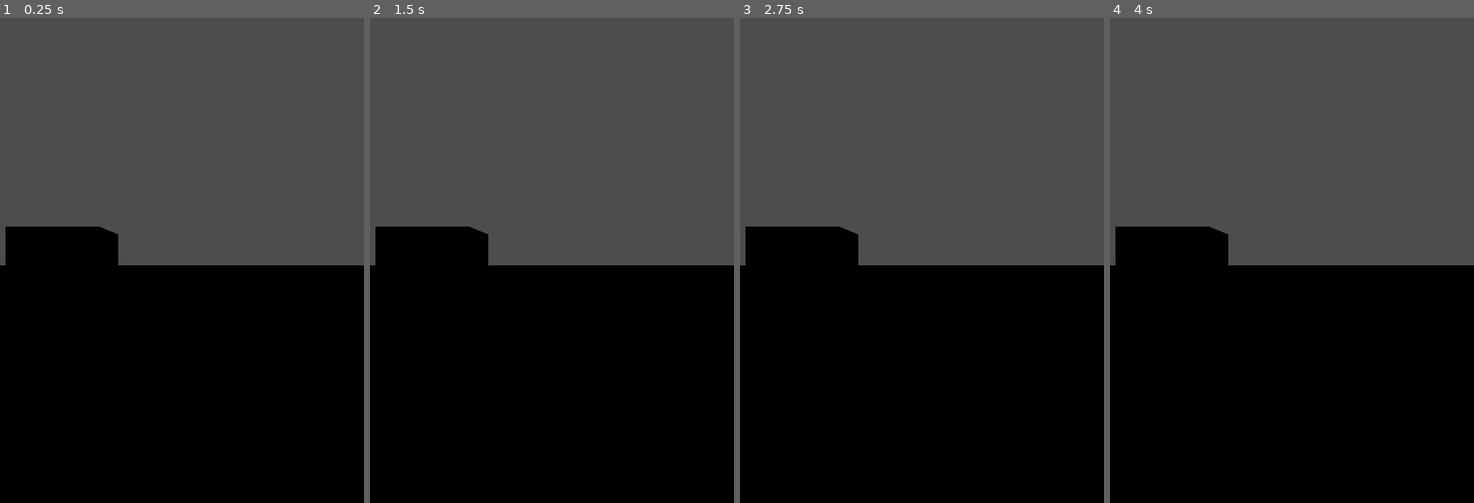
Above: before the commit, frames 1-4 (left to right).
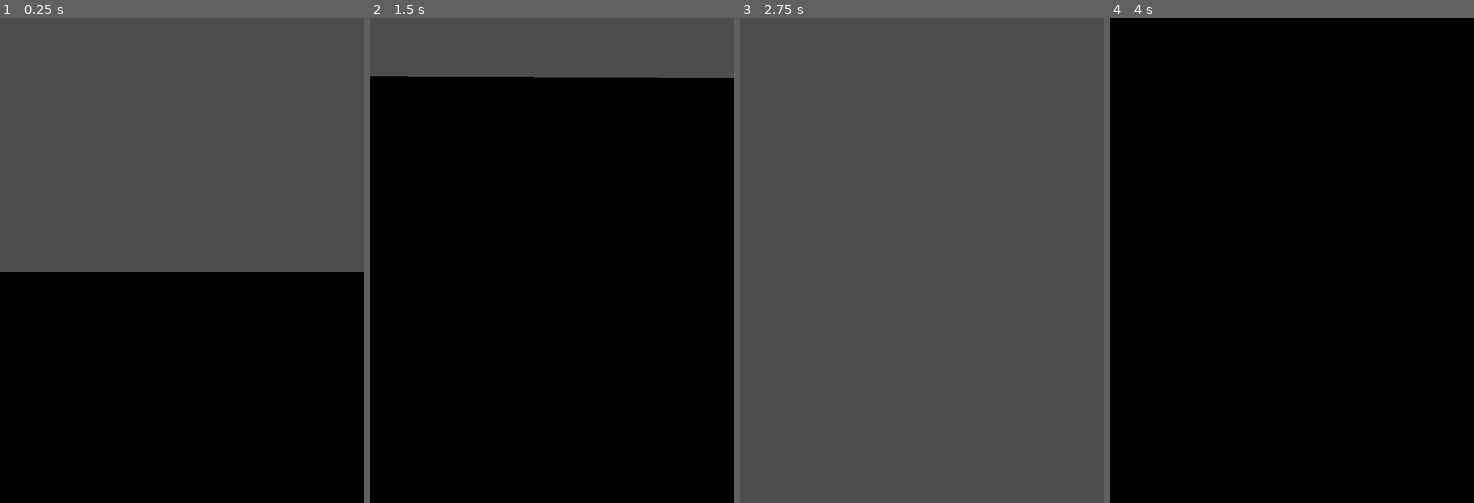
Above: after the commit, the same moments.

Repository: init-Sense/octant
Game: Godot game, scene res://scenes/octagon.tscn
Same seed, same stepped clock (60 frames per second), same inputs: the game is played once before the commit and once after it.
Inputs (mouse positions are in pixels of both pictures, inside the frame that each line leads up to):
- Up to frame 1 (0.25 s): no input
- Up to frame 2 (1.5 s): tap Enter at 0.5 s; move the mouse to (632, 236) at 0.52 s; click (632, 236) at 0.67 s; tap Space at 1.25 s; move the mouse to (479, 284) at 1.27 s; click (479, 284) at 1.42 s
- Up to frame 3 (2.75 s): tap Enter at 2 s; move the mouse to (958, 153) at 2.02 s; click (958, 153) at 2.17 s
- Up to frame 4 (4 s): tap Space at 2.75 s; move the mouse to (1273, 357) at 2.77 s; click (1273, 357) at 2.92 s; tap Enter at 3.5 s; move the mouse to (1401, 333) at 3.52 s; click (1401, 333) at 3.67 s

The runs differ from the first frame. In frame 1, 3.8% of the frame differs, in the area x 0-100%, y 43-53%; in frame 2, 36%; in frame 3, 51%, in the area x 0-100%, y 43-100%; in frame 4, 49%.

Commit message:
feature: Body and camera movement for player.gd

Diff:
--- a/project.godot
+++ b/project.godot
@@ -19,3 +19,16 @@
 
 window/size/viewport_width=810
 window/size/viewport_height=1080
+
+[input]
+
+move_forward={
+"deadzone": 0.5,
+"events": [Object(InputEventKey,"resource_local_to_scene":false,"resource_name":"","device":-1,"window_id":0,"alt_pressed":false,"shift_pressed":false,"ctrl_pressed":false,"meta_pressed":false,"pressed":false,"keycode":0,"physical_keycode":87,"key_label":0,"unicode":119,"location":0,"echo":false,"script":null)
+]
+}
+
+[physics]
+
+3d/size/viewport_width=810
+3d/size/viewport_height=1080
--- a/scenes/octagon.tscn
+++ b/scenes/octagon.tscn
@@ -2,74 +2,43 @@
 
 [ext_resource type="PackedScene" uid="uid://cu3wtrebnb1dy" path="res://scenes/player/player.tscn" id="1_whfll"]
 
-[sub_resource type="PlaneMesh" id="PlaneMesh_faqld"]
-size = Vector2(200, 200)
+[sub_resource type="BoxMesh" id="BoxMesh_mv2wg"]
+size = Vector3(200, 0.1, 200)
 
-[sub_resource type="BoxShape3D" id="BoxShape3D_ybmxy"]
-size = Vector3(200, 200, 0.1)
+[sub_resource type="BoxShape3D" id="BoxShape3D_l1wij"]
+size = Vector3(200, 0.1, 200)
 
 [sub_resource type="BoxMesh" id="BoxMesh_xxnag"]
-size = Vector3(2, 2, 2)
+size = Vector3(5, 2, 5)
 
 [sub_resource type="BoxShape3D" id="BoxShape3D_u7ysn"]
-size = Vector3(2, 2, 2)
+size = Vector3(5, 2, 5)
 
 [node name="Octagon" type="Node3D"]
 
+[node name="Player" parent="." instance=ExtResource("1_whfll")]
+transform = Transform3D(1, 0, 0, 0, 1, 0, 0, 0, 1, 0, 3.5552, 0)
+
 [node name="Environment" type="Node3D" parent="."]
 
-[node name="Plane" type="Area3D" parent="Environment"]
+[node name="PlaneMesh" type="MeshInstance3D" parent="Environment"]
+mesh = SubResource("BoxMesh_mv2wg")
 
-[node name="PlaneMesh" type="MeshInstance3D" parent="Environment/Plane"]
-mesh = SubResource("PlaneMesh_faqld")
-skeleton = NodePath("../..")
+[node name="PlaneBody" type="StaticBody3D" parent="Environment/PlaneMesh"]
+collision_layer = 2
 
-[node name="PlaneCollider" type="CollisionShape3D" parent="Environment/Plane"]
-shape = SubResource("BoxShape3D_ybmxy")
+[node name="PlaneShape" type="CollisionShape3D" parent="Environment/PlaneMesh/PlaneBody"]
+shape = SubResource("BoxShape3D_l1wij")
 
-[node name="Box" type="Area3D" parent="Environment"]
+[node name="BoxMesh" type="MeshInstance3D" parent="Environment"]
 transform = Transform3D(1, 0, 0, 0, 1, 0, 0, 0, 1, -9.37356, 1.22395, 0)
+mesh = SubResource("BoxMesh_xxnag")
+skeleton = NodePath("BoxBody")
 
-[node name="BoxMesh" type="MeshInstance3D" parent="Environment/Box"]
-mesh = SubResource("BoxMesh_xxnag")
+[node name="BoxBody" type="StaticBody3D" parent="Environment/BoxMesh"]
+collision_layer = 2
 
-[node name="BoxCollider" type="CollisionShape3D" parent="Environment/Box"]
+[node name="BoxCollider" type="CollisionShape3D" parent="Environment/BoxMesh/BoxBody"]
 shape = SubResource("BoxShape3D_u7ysn")
 
-[node name="Box2" type="Area3D" parent="Environment"]
-transform = Transform3D(1, 0, 0, 0, 1, 0, 0, 0, 1, -5.42716, 1.09688, 6.90743)
-
-[node name="BoxMesh" type="MeshInstance3D" parent="Environment/Box2"]
-mesh = SubResource("BoxMesh_xxnag")
-
-[node name="BoxCollider" type="CollisionShape3D" parent="Environment/Box2"]
-shape = SubResource("BoxShape3D_u7ysn")
-
-[node name="Box3" type="Area3D" parent="Environment"]
-transform = Transform3D(1, 0, 0, 0, 1, 0, 0, 0, 1, 6.36121, 1.22395, 0)
-
-[node name="BoxMesh" type="MeshInstance3D" parent="Environment/Box3"]
-mesh = SubResource("BoxMesh_xxnag")
-
-[node name="BoxCollider" type="CollisionShape3D" parent="Environment/Box3"]
-shape = SubResource("BoxShape3D_u7ysn")
-
-[node name="Box4" type="Area3D" parent="Environment"]
-transform = Transform3D(1, 0, 0, 0, 1, 0, 0, 0, 1, -2.76534, 1.22395, -7.74912)
-
-[node name="BoxMesh" type="MeshInstance3D" parent="Environment/Box4"]
-mesh = SubResource("BoxMesh_xxnag")
-
-[node name="BoxCollider" type="CollisionShape3D" parent="Environment/Box4"]
-shape = SubResource("BoxShape3D_u7ysn")
-
-[node name="Box5" type="Area3D" parent="Environment"]
-transform = Transform3D(1, 0, 0, 0, 1, 0, 0, 0, 1, -15.6135, 1.22395, 4.25628)
-
-[node name="BoxMesh" type="MeshInstance3D" parent="Environment/Box5"]
-mesh = SubResource("BoxMesh_xxnag")
-
-[node name="BoxCollider" type="CollisionShape3D" parent="Environment/Box5"]
-shape = SubResource("BoxShape3D_u7ysn")
-
-[node name="Player" parent="." instance=ExtResource("1_whfll")]
+[node name="DirectionalLight3D" type="DirectionalLight3D" parent="."]
--- a/scenes/player/player.tscn
+++ b/scenes/player/player.tscn
@@ -1,8 +1,9 @@
-[gd_scene load_steps=7 format=3 uid="uid://cu3wtrebnb1dy"]
+[gd_scene load_steps=8 format=3 uid="uid://cu3wtrebnb1dy"]
 
 [ext_resource type="Script" path="res://scripts/player/player.gd" id="1_ne7vt"]
 [ext_resource type="PackedScene" uid="uid://bhcc5cpghylya" path="res://scenes/player/player_movement.tscn" id="1_tw8pf"]
 [ext_resource type="PackedScene" uid="uid://dri75rr172bm8" path="res://scenes/player/player_jump.tscn" id="2_8258e"]
+[ext_resource type="Script" path="res://scripts/player/player_camera.gd" id="2_kf2t8"]
 [ext_resource type="PackedScene" uid="uid://coa5srfyqm0yl" path="res://scenes/player/player_crouch.tscn" id="3_svdt6"]
 [ext_resource type="PackedScene" uid="uid://hd8bno8i2dv7" path="res://scenes/player/player_interaction.tscn" id="4_xrt8m"]
 
@@ -12,18 +13,22 @@
 transform = Transform3D(1, 0, 0, 0, 1, 0, 0, 0, 1, 0, 1, 0)
 script = ExtResource("1_ne7vt")
 
-[node name="PlayerBody" type="CharacterBody3D" parent="."]
+[node name="PlayerBody3D" type="CharacterBody3D" parent="."]
+collision_mask = 2
 
-[node name="PlayerCollision" type="CollisionShape3D" parent="PlayerBody"]
+[node name="PlayerCollision3D" type="CollisionShape3D" parent="PlayerBody3D"]
 shape = SubResource("CapsuleShape3D_vyse8")
 
-[node name="PlayerCamera" type="Camera3D" parent="."]
+[node name="PlayerCamera3D" type="Camera3D" parent="."]
 transform = Transform3D(1, 0, 0, 0, 1, 0, 0, 0, 1, 0, 0.5, 0)
+script = ExtResource("2_kf2t8")
 
-[node name="Movement" parent="." instance=ExtResource("1_tw8pf")]
+[node name="PlayerMovement3D" parent="." instance=ExtResource("1_tw8pf")]
 
-[node name="Jump" parent="." instance=ExtResource("2_8258e")]
+[node name="PlayerJump3D" parent="." instance=ExtResource("2_8258e")]
 
-[node name="Crouch" parent="." instance=ExtResource("3_svdt6")]
+[node name="PlayerCrouch3D" parent="." instance=ExtResource("3_svdt6")]
 
-[node name="Interaction" parent="." instance=ExtResource("4_xrt8m")]
+[node name="PlayerInteraction3D" parent="." instance=ExtResource("4_xrt8m")]
+
+[node name="PlayerMovement3D2" parent="." instance=ExtResource("1_tw8pf")]
--- a/scripts/player/player.gd
+++ b/scripts/player/player.gd
@@ -1,11 +1,18 @@
 extends Node3D
-class_name Player3D
 
-# Called when the node enters the scene tree for the first time.
-func _ready() -> void:
-	pass # Replace with function body.
+@onready var camera : PlayerCamera3D = $PlayerCamera3D
+@onready var movement : PlayerMovement3D = $PlayerMovement3D
+@onready var body : CharacterBody3D = $PlayerBody3D
 
+func _ready():
+	print("Player ready. camera: ", camera, ", movement: ", movement, ", body: ", body)
 
-# Called every frame. 'delta' is the elapsed time since the previous frame.
-func _process(delta: float) -> void:
-	pass
+func _physics_process(delta):
+	# print("Player _physics_process called")
+	var camera_rotation = camera.rotation
+	body.rotation.y = camera_rotation.y
+
+	movement.physics_process(delta)
+
+func _process(delta):
+	camera.global_position = body.global_position + Vector3(0, 0.5, 0)
--- /dev/null
+++ b/scripts/player/player_camera.gd
@@ -0,0 +1,39 @@
+extends Camera3D
+class_name PlayerCamera3D
+
+@export var mouse_sensitivity_x : float = 0.1
+@export var mouse_sensitivity_y : float = 0.01
+@export var invert_y : bool = false
+
+var rotation_x : float = 0
+
+func _ready():
+    Input.set_mouse_mode(Input.MOUSE_MODE_CAPTURED)
+
+func _input(event):
+    if event is InputEventMouseMotion:
+        handle_mouse_movement(event)
+
+func handle_mouse_movement(event : InputEventMouseMotion):
+    var mouse_motion = event.relative
+
+    rotate_y(deg_to_rad(-mouse_motion.x * mouse_sensitivity_x))
+
+    var change = -mouse_motion.y * mouse_sensitivity_y
+    if invert_y:
+        change *= -1
+    rotation_x += change
+    rotation_x = clamp(rotation_x, deg_to_rad(-90), deg_to_rad(90))
+
+    rotation.x = rotation_x
+
+func get_camera_rotation() -> Vector3:
+    return rotation
+
+func set_camera_rotation(new_rotation: Vector3):
+    rotation = new_rotation
+    rotation_x = rotation.x
+
+func set_sensitivity(x: float, y: float):
+    mouse_sensitivity_x = x
+    mouse_sensitivity_y = y
--- a/scripts/player/player_movement.gd
+++ b/scripts/player/player_movement.gd
@@ -1,8 +1,52 @@
 extends Node3D
 class_name PlayerMovement3D
 
-func _ready() -> void:
-	pass # Replace with function body.
+@export var speed : float = 5.0
+@export var jump_strength : float = 4.5
+@export var gravity : float = 9.8
 
-func _process(delta: float) -> void:
-	pass
+var velocity : Vector3 = Vector3.ZERO
+var is_moving : bool = false
+
+@onready var player_body : CharacterBody3D = get_parent().get_node("PlayerBody3D")
+@onready var camera : PlayerCamera3D = get_parent().get_node("PlayerCamera3D")
+
+func _ready():
+	print("PlayerMovement3D ready. player_body: ", player_body, ", camera: ", camera)
+
+func physics_process(delta):
+	handle_movement(delta)
+	apply_gravity(delta)
+	move_player()
+
+func _input(event):
+	if event is InputEventMouseButton:
+		if event.button_index == MOUSE_BUTTON_LEFT:
+			is_moving = event.pressed
+			print("Is moving: ", is_moving)
+
+func handle_movement(delta):
+	var input_dir = Vector3.ZERO
+	if is_moving:
+		var camera_basis = camera.global_transform.basis
+		input_dir = -camera_basis.z.normalized()
+		input_dir = input_dir.rotated(Vector3.UP, player_body.rotation.y)
+		input_dir.y = 0
+
+	velocity.x = move_toward(velocity.x, input_dir.x * speed, speed * delta)
+	velocity.z = move_toward(velocity.z, input_dir.z * speed, speed * delta)
+
+func apply_gravity(delta):
+	if not player_body.is_on_floor():
+		velocity.y -= gravity * delta
+	else:
+		velocity.y = -0.1
+
+func move_player():
+	player_body.velocity = velocity
+	player_body.move_and_slide()
+
+	velocity = player_body.velocity
+
+func get_movement_velocity() -> Vector3:
+	return velocity
